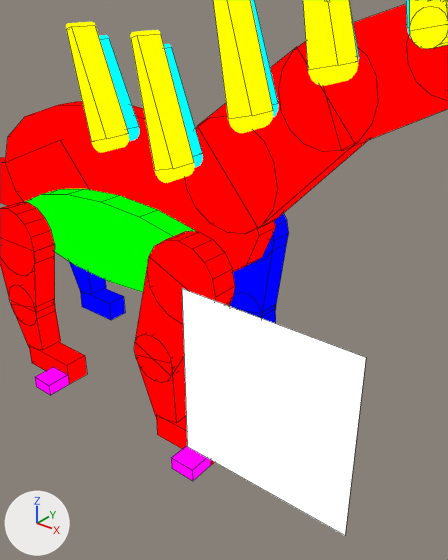
The Blender file assets-source/blender/motion/amargasaurus-idle.blend, before and after one commit.
The view is the same before and after, from a 50 mm camera at (89.98, -33.63, 31.88) aimed at (86.34, -29.08, 29.05). The lights are fixed; the arrows at lower left show +X, +Y and +Z. The picture after the commit comes second. Mesh edges are drawn as thin lines on the coarser meshes.

In view in the first picture: 'DinoTycoon_Motion_amargasaurus_idle_belly', 'DinoTycoon_Motion_amargasaurus_idle_eye', 'DinoTycoon_Motion_amargasaurus_idle_near_front_joint_0', 'DinoTycoon_Motion_amargasaurus_idle_near_spine0_0', 'DinoTycoon_Motion_amargasaurus_idle_near_spine1_0', 'DinoTycoon_Motion_amargasaurus_idle_near_spine2_0', 'DinoTycoon_Motion_amargasaurus_idle_near_spine3_0', 'DinoTycoon_Motion_amargasaurus_idle_neck_0', 'DinoTycoon_Motion_amargasaurus_idle_neck_1', 'DinoTycoon_Motion_amargasaurus_idle_neck_joint_0', 'DinoTycoon_Motion_amargasaurus_idle_neck_joint_1', 'DinoTycoon_Motion_amargasaurus_idle_trunk' and 38 more.
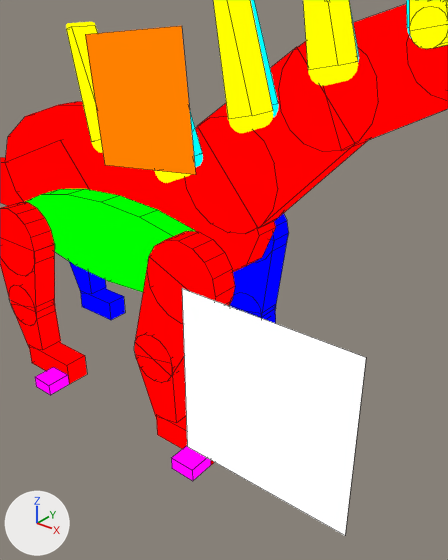
The newer file adds a shape key; the second version is drawn at full value of the shape key 'idle_06' of 'DinoTycoon_Motion_amargasaurus_idle_eye_white', and the change is written as the vertex moves it makes.

The change, as JSON lines over the scene's bpy script:
```json
{"op": "add", "block": "mat_dinotycoon_role_y", "code": ["mat_dinotycoon_role_y = emission_material('DinoTycoon_Role_Y')", "mat_dinotycoon_role_y.base_color = (1.0, 0.216, 0.0)  # orange #ff8000"]}
{"op": "add", "block": "me_dinotycoon_motion_amargasaurus_idle_sample_eye_white", "code": ["me_dinotycoon_motion_amargasaurus_idle_sample_eye_white = bpy.data.meshes.new('DinoTycoon_Motion_amargasaurus_idle_sample_eye_white')", "me_dinotycoon_motion_amargasaurus_idle_sample_eye_white.from_pydata([(84.38, -29.0, 31.34), (85.77, -29.0, 31.48), (85.91, -29.0, 30.08), (84.52, -29.0, 29.94), (84.38, -29.0, 31.34), (85.77, -29.0, 31.48), (85.91, -29.0, 30.08), (84.52, -29.0, 29.94)], [], [(3, 2, 1, 0), (4, 5, 6, 7), (0, 1, 5, 4), (1, 2, 6, 5), (2, 3, 7, 6), (3, 0, 4, 7)])", "me_dinotycoon_motion_amargasaurus_idle_sample_eye_white.materials.append(mat_dinotycoon_role_y)  # orange #ff8000"]}
{"op": "add", "block": "ob_dinotycoon_motion_amargasaurus_idle_eye_white", "code": ["ob_dinotycoon_motion_amargasaurus_idle_eye_white = bpy.data.objects.new('DinoTycoon_Motion_amargasaurus_idle_eye_white', me_dinotycoon_motion_amargasaurus_idle_sample_eye_white)", "ob_dinotycoon_motion_amargasaurus_idle_eye_white.location = (0.0, 0.0, 0.0)"]}
```

Changed parts and their boxes (x1, y1, x2, y2) in the pictures (448 x 560 px):
```json
{"object": "DinoTycoon_Motion_amargasaurus_idle_eye_white", "change": "added", "after": [85, 26, 196, 175], "on screen": "orange"}
{"object": "DinoTycoon_Motion_amargasaurus_idle_near_spine1_0", "change": "unchanged, covered by the edit", "before": [131, 34, 194, 171]}
```
